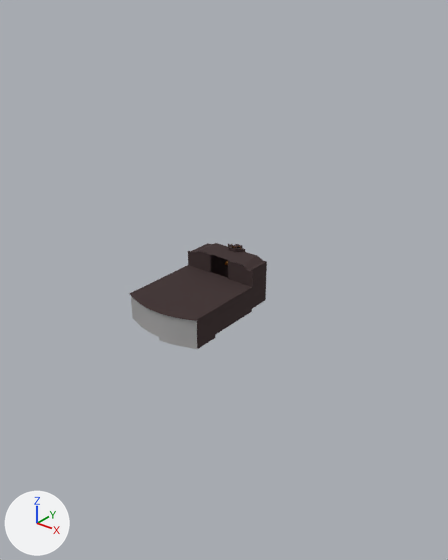
Before and after pictures for a commit that changed the FBX model A3DPIE/Assets/Assets/Meshes/Geometry Blockout.fbx.
Camera for both pictures: a 50 mm camera at (215.0, -239.0, 178.0) aimed at (-1.0, 31.0, 11.0). Every picture has the same lights, and +X, +Y and +Z are marked at lower left. Where no turn or scale is listed for an object, it has been applied to the vertices.

The first picture shows 'Floor0', 'Floor2', 'Window'.
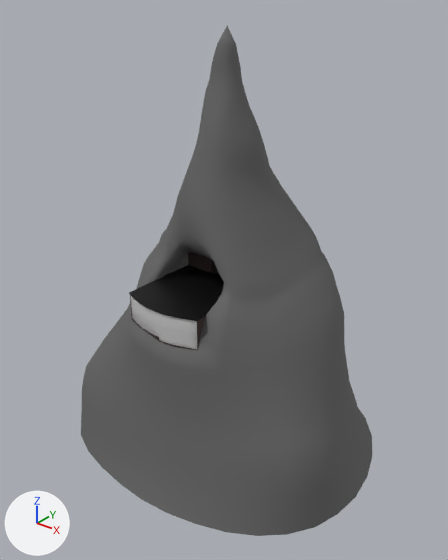
Scene script edits in JSON lines:
```json
{"op": "add", "block": "mat_rock", "code": ["mat_rock = principled_material('Rock')", "mat_rock.base_color = (0.128, 0.128, 0.128)  # dark grey #646464", "mat_rock.roughness = 0.89"]}
{"block": "me_cube_001", "where": "# used by ob_floor0; location = (0.0, 0.0, 0.0)"}
{"op": "remove", "block": "me_cube_001", "code": "me_cube_001.from_pydata(...)  # 295 vertices, 287 faces; spans x -28.0..25.0, y -30.5..45.2, z -2.0..29.9"}
{"op": "add", "block": "me_cube_001", "code": "me_cube_001.from_pydata(...)  # 359 vertices, 350 faces; spans x -28.0..25.6, y -30.5..45.2, z -6.5..32.3"}
{"block": "me_cube_001", "change": "me_cube_001 part 1: 38 vertices added at x -25.6..25.6, y -30.5..-5.0, z -6.5..16.0"}
{"block": "me_cube_004", "where": "# used by ob_floor2; location = (0.0, 0.0, 0.0)"}
{"op": "remove", "block": "me_cube_004", "code": "me_cube_004.from_pydata(...)  # 120 vertices, 118 faces; spans x -25.0..25.0, y -31.5..25.0, z 16.0..16.2"}
{"op": "add", "block": "me_cube_004", "code": "me_cube_004.from_pydata(...)  # 140 vertices, 138 faces; spans x -25.9..25.9, y -31.5..25.5, z 16.0..16.2"}
{"block": "me_cube_004", "change": "me_cube_004 part 2"}
{"block": "me_cube_004", "change": "8 faces are deleted"}
{"block": "me_cube_004", "change": "4 vertices are added at (-25.9, -12.7, 16.0), (25.9, -12.7, 16.0), (-25.9, -12.7, 16.2), (25.9, -12.7, 16.2)"}
{"block": "me_cube_004", "change": "8 new vertices lie (0.9, 0.5, 0.0) away from vertices in x 25.0, y -25.5..25.0, z 16.0..16.2"}
{"block": "me_cube_004", "change": "8 new vertices lie (-0.9, 0.5, 0.0) away from vertices in x -25.0, y -25.5..25.0, z 16.0..16.2"}
{"block": "me_cube_004", "change": "8 new faces join them, mat_wood (brown #3c2c2c)"}
{"block": "me_cube_004", "change": "20 new faces join them, mat_dark_metal (black #111111)"}
{"block": "me_cube_004", "change": "me_cube_004 part 3: 66 faces spanning x -25.0..25.0, y -31.5..25.0, z 16.0..16.2 switch from mat_wood (brown #3c2c2c) to mat_dark_metal (black #111111)"}
{"block": "me_cube_005", "where": "# used by ob_window; location = (0.0, 0.0, 0.0)"}
{"op": "remove", "block": "me_cube_005", "code": "me_cube_005.from_pydata(...)  # 42 vertices, 27 faces; spans x -25.0..25.0, y -30.5..-24.5, z -2.0..16.0"}
{"op": "add", "block": "me_cube_005", "code": "me_cube_005.from_pydata(...)  # 84 vertices, 82 faces; spans x -25.0..25.0, y -30.6..-24.5, z -2.0..16.0"}
{"block": "me_cube_005", "change": "me_cube_005 part 4"}
{"block": "me_cube_005", "change": "33 vertices are added at x -25.0..25.0, y -30.6..-24.7, z -2.0..16.0"}
{"block": "me_cube_005", "change": "9 new vertices lie (0.0, 0.0, -9.0) away from vertices in x -15.9..20.5, y -30.6..-26.4, z 16.0"}
{"block": "me_cube_005", "change": "55 new faces join them"}
{"block": "me_cube_005", "change": "me_cube_005 part 5: the surface is now shaded smooth"}
{"op": "add", "block": "me_cylinder_003", "code": ["me_cylinder_003 = bpy.data.meshes.new('Cylinder.003')", "me_cylinder_003.from_pydata(...)  # 1109 vertices, 1098 faces; spans x -98.0..101.0, y -50.0..133.0, z -106.0..157.0", "me_cylinder_003.materials.append(mat_rock)  # dark grey #646464"]}
{"op": "add", "block": "ob_pinnacle", "code": ["ob_pinnacle = bpy.data.objects.new('Pinnacle', me_cylinder_003)", "ob_pinnacle.location = (0.0, 0.0, 0.0)"]}
```

What differs and where, as boxes (x1, y1, x2, y2) in the pictures (448 x 560 px):
```json
{"object": "Pinnacle", "change": "added", "after": [81, 25, 372, 536]}
{"object": "Floor0", "change": "reshaped", "before": [188, 243, 267, 349], "after": [130, 252, 220, 350]}
{"part": 1, "of": "me_cube_001", "change": "added", "after": [130, 295, 205, 350]}
{"part": 2, "of": "me_cube_004", "change": "built on", "before": [197, 288, 251, 320], "after": [129, 269, 207, 321]}
{"part": 3, "of": "me_cube_004", "change": "recoloured", "before": [129, 265, 224, 321], "after": [129, 265, 224, 321]}
{"part": 4, "of": "me_cube_005", "change": "added", "after": [131, 296, 197, 349]}
```
